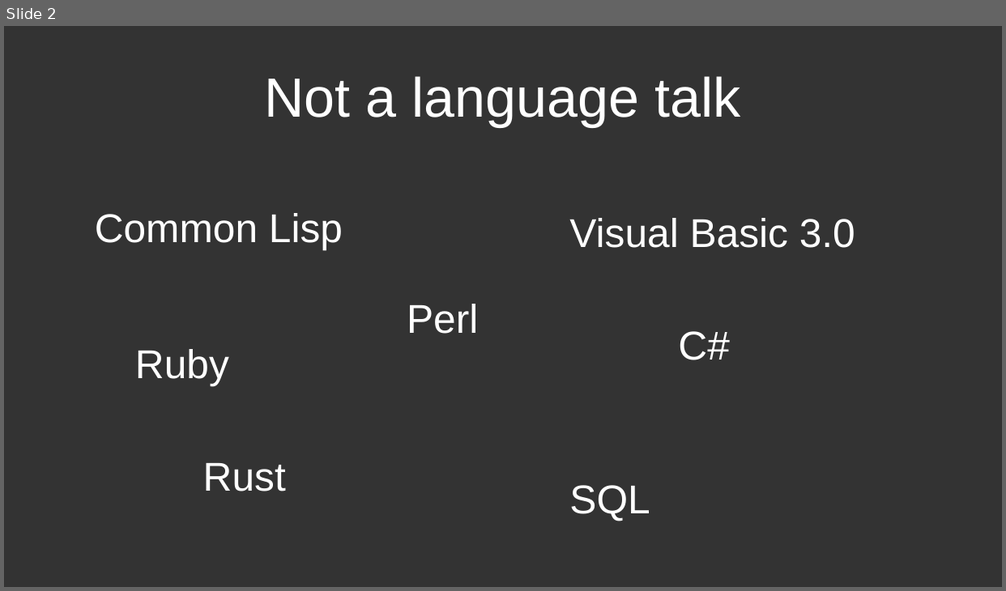
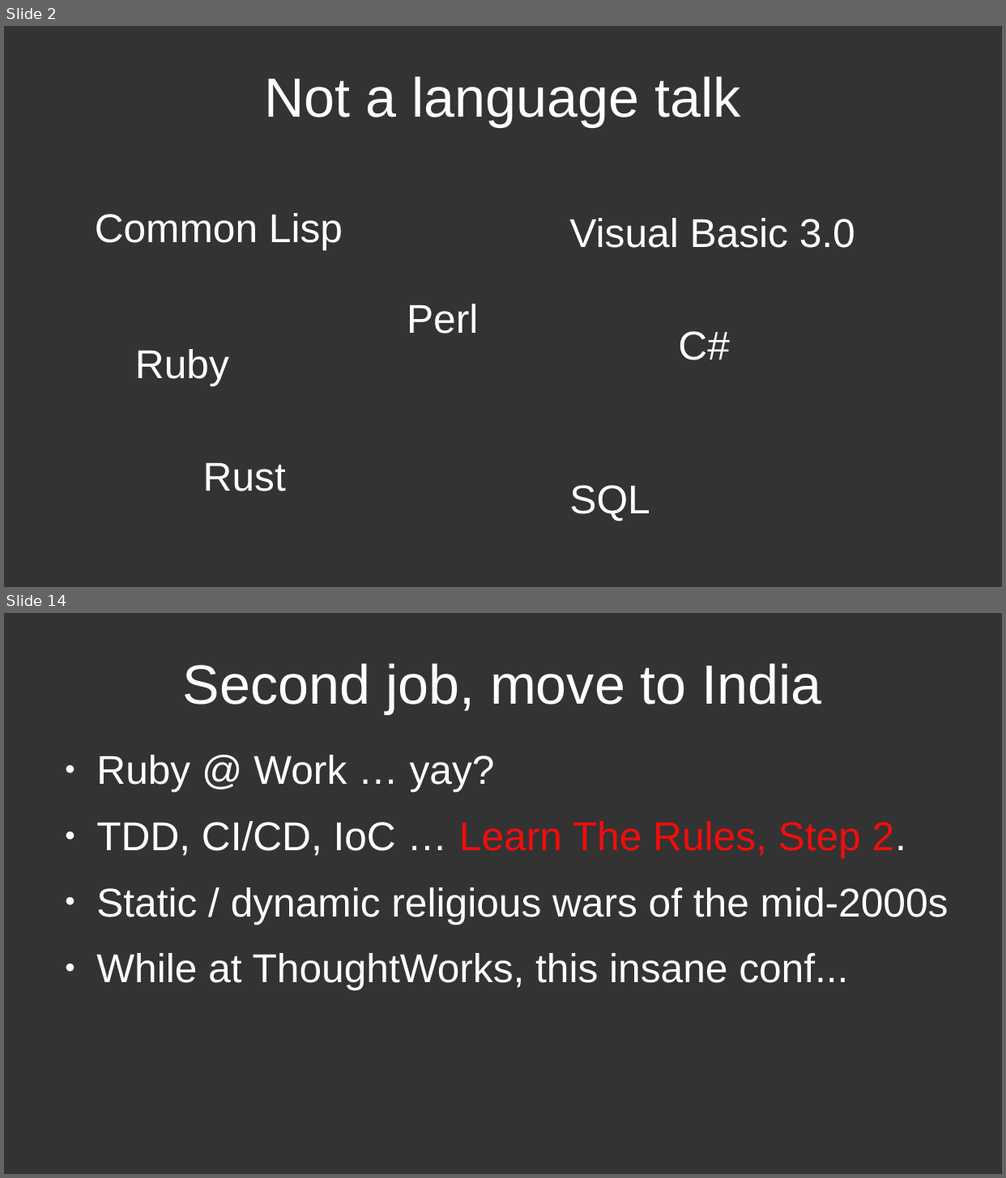
Before and after one commit to deobald/talks, a slide deck: 2024-03-23-inclojure-keynote/talk.odp. Shown one above the other, each under a label of ours: slide 2 before the commit, slides 2 and 14 after it; the slides between them are not shown. The pictures are 1006x591 and 1006x1178 pixels, drawn with LibreOffice and Linux fonts; fonts in the diff are those of the drawing. Boxes give left, top, right and bottom in pixels: in the first picture for what was removed or moved away, otherwise in the second. Text is boxed around its words. In the diff, an @@ line names an element or a change of style, - is before the commit and + after.

```diff
--- a/2024-03-23-inclojure-keynote/talk.odp
+++ b/2024-03-23-inclojure-keynote/talk.odp
@@ slide 14 added at <box>4,613,1002,1174</box>, background #333333 @@
@@ title added at <box>183,663,822,714</box>, 44 pt, text #FFFFFF @@
+Second job, move to India
@@ text added at <box>96,755,948,990</box>, 32 pt, text #FFFFFF @@
+● Ruby @ Work … yay?
+● TDD, CI/CD, IoC … Learn The Rules, Step 2.
+● Static / dynamic religious wars of the mid-2000s
+● While at ThoughtWorks, this insane conf...
```
Also in this commit, not shown: 15 other slides added, 8 other files.
